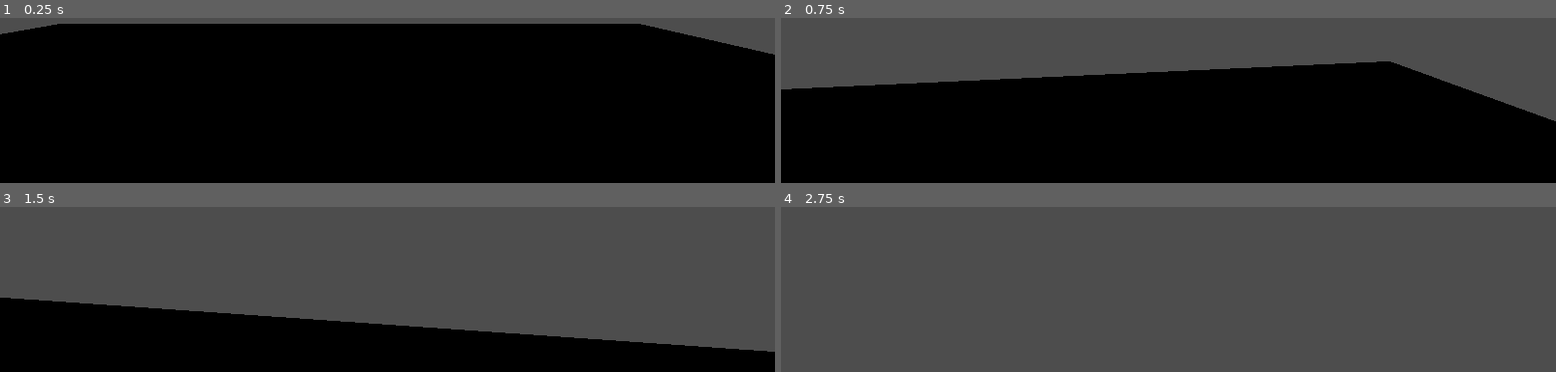
Above: before the commit, frames 1-4 (two rows, left to right).
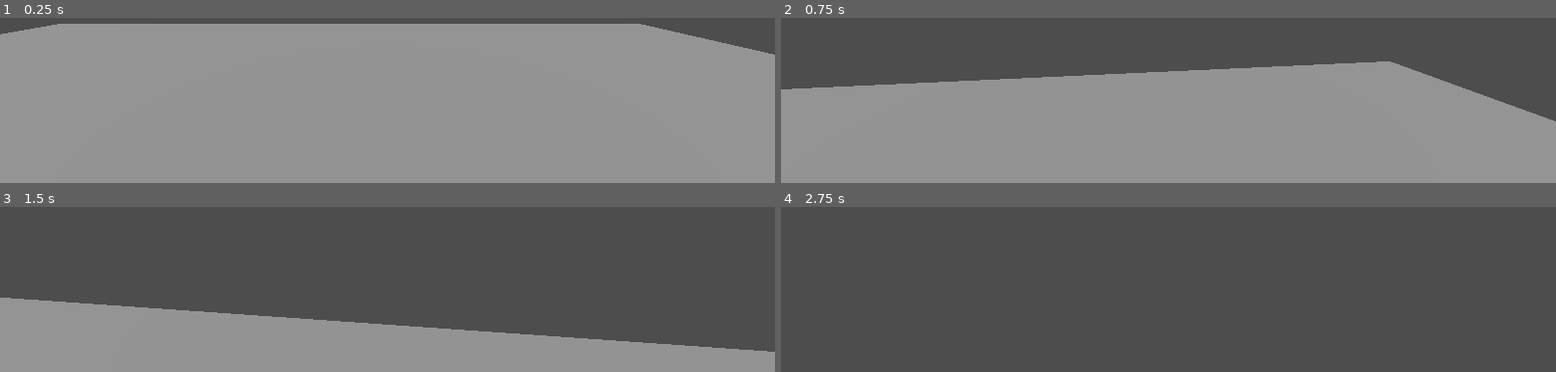
Above: after the commit, the same moments.

Repository: perrobot64-developer64/Juego_de_CarreFur
Game: Godot game, scene res://Escenas/test.tscn
Same seed, same stepped clock (60 frames per second), same inputs: the game is played once before the commit and once after it. The project has no main scene, so this scene is started directly.
Inputs (mouse positions are in pixels of both pictures, inside the frame that each line leads up to):
- Up to frame 1 (0.25 s): no input
- Up to frame 2 (0.75 s): tap Enter (ui_accept) at 0.5 s; move the mouse to (outside the picture) at 0.52 s; hold Up (ui_up) from 0.53 s (still down)
- Up to frame 3 (1.5 s): keep holding Up (ui_up); tap Enter (ui_accept) at 0.77 s; move the mouse to (outside the picture) at 1.27 s
- Up to frame 4 (2.75 s): keep holding Up (ui_up); tap Enter (ui_accept) at 1.52, 2 s; move the mouse to (outside the picture) at 2.02 s

The runs differ from the first frame. In frame 1, 95% of the frame differs, in the area x 0-100%, y 3-100%; in frame 2, 63%; in frame 3, 29%; in frame 4, nothing differs.

Commit message:
agregos de luz

Diff:
--- a/Escenas/test.tscn
+++ b/Escenas/test.tscn
@@ -21,5 +21,5 @@
 [node name="Player" parent="." instance=ExtResource("1_uahsp")]
 transform = Transform3D(1, 0, 0, 0, 1, 0, 0, 0, 1, 0.937786, 1.04336, 1.45386)
 
-[node name="LightmapProbe" type="LightmapProbe" parent="."]
-transform = Transform3D(1, 0, 0, 0, 1, 0, 0, 0, 1, -2.02205, 3.7304, 1.31658)
+[node name="DirectionalLight3D" type="DirectionalLight3D" parent="."]
+transform = Transform3D(1, 0, 0, 0, 0.176861, 0.984236, 0, -0.984236, 0.176861, 0, 3.189, 0)
